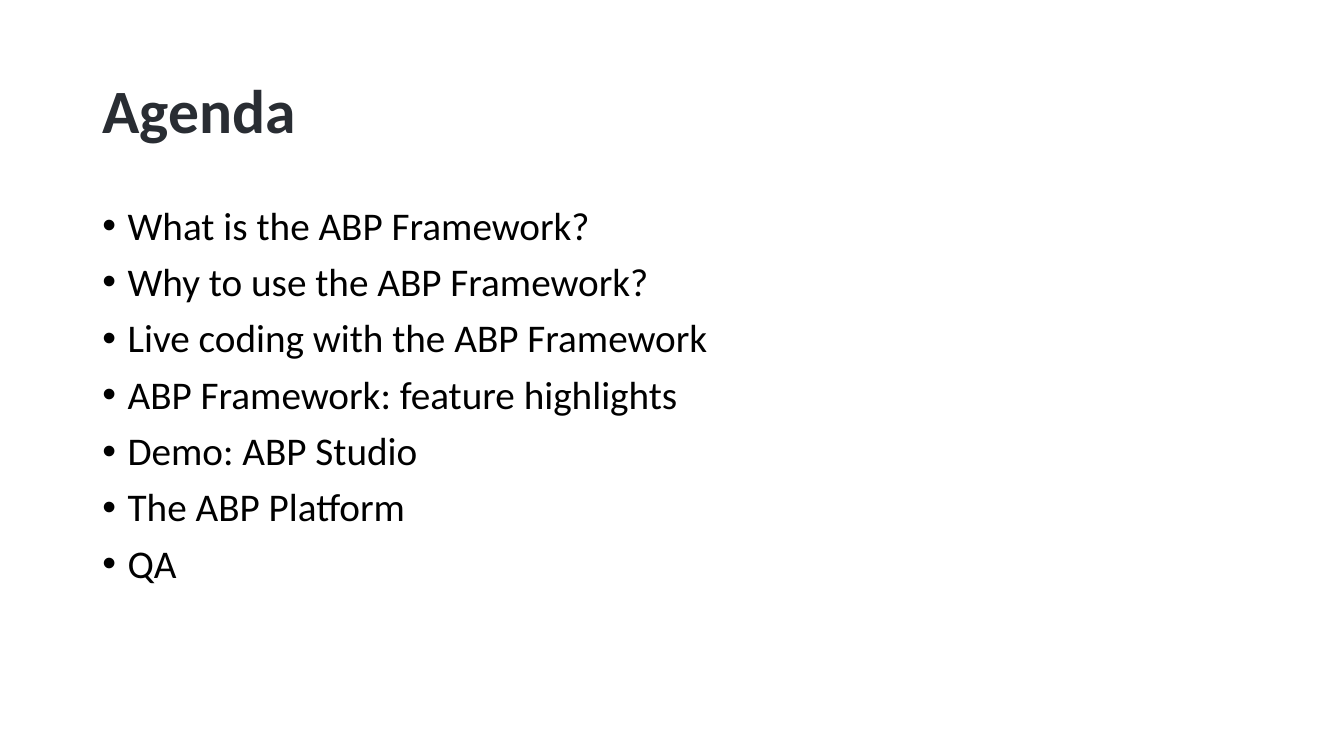
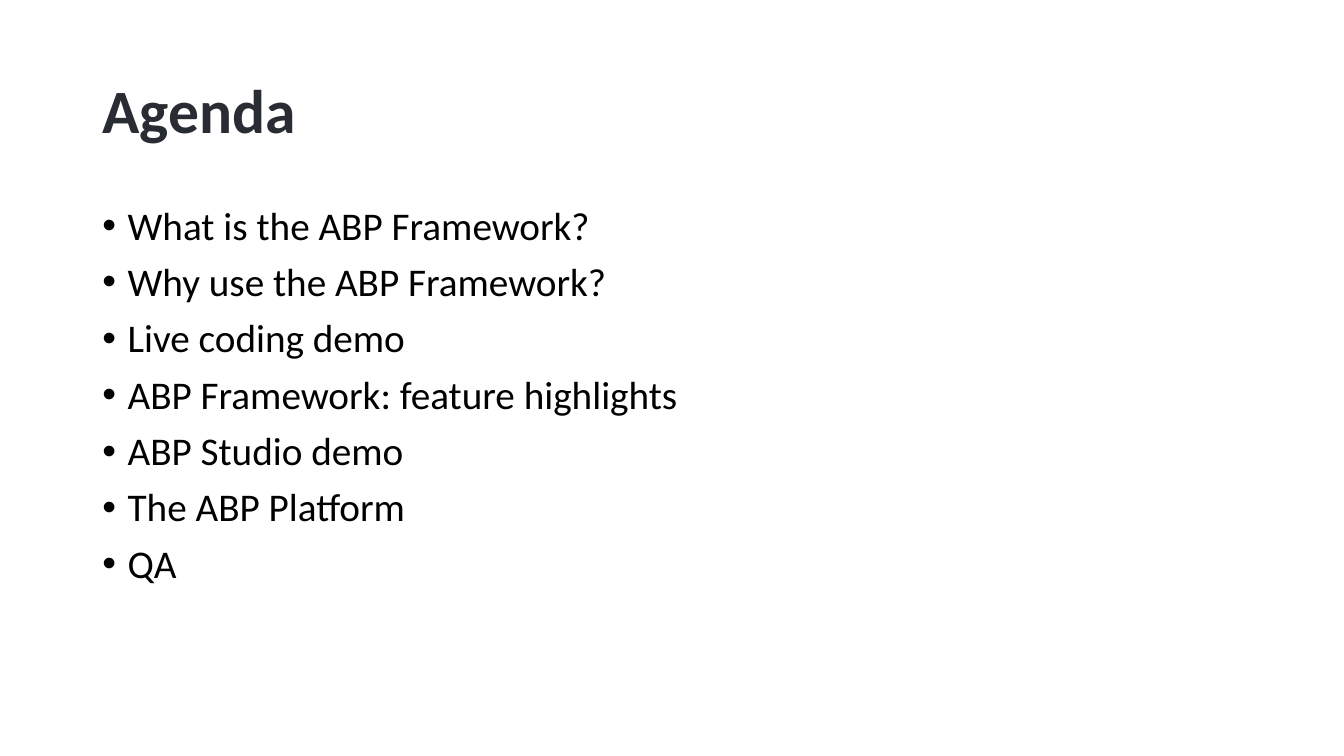
Before and after one commit to hikalkan/presentations, a slide deck: slide 2 of 2024-07-17 WeAreDevelopers Berlin/ABP.pptx. Drawn at 1344x756 pixels with LibreOffice and Linux fonts; fonts in the diff are those of the drawing; background and template pictures are left out. Boxes give left, top, right and bottom in pixels: in the first picture for what was removed or moved away, otherwise in the second. Text is boxed around its words. In the diff, an @@ line names an element or a change of style, - is before the commit and + after.

```diff
--- a/2024-07-17 WeAreDevelopers Berlin/ABP.pptx
+++ b/2024-07-17 WeAreDevelopers Berlin/ABP.pptx
@@ text at [128,268,606,359]: text changed @@
-• Why to use the ABP Framework?
-• Live coding with the ABP Framework
+• Why use the ABP Framework?
+• Live coding demo
@@ text at [128,437,403,466]: text changed @@
-• Demo: ABP Studio
+• ABP Studio demo
```
Also in this commit, not shown: 1 other slide changed, 6 slides added, 1 slide removed.
